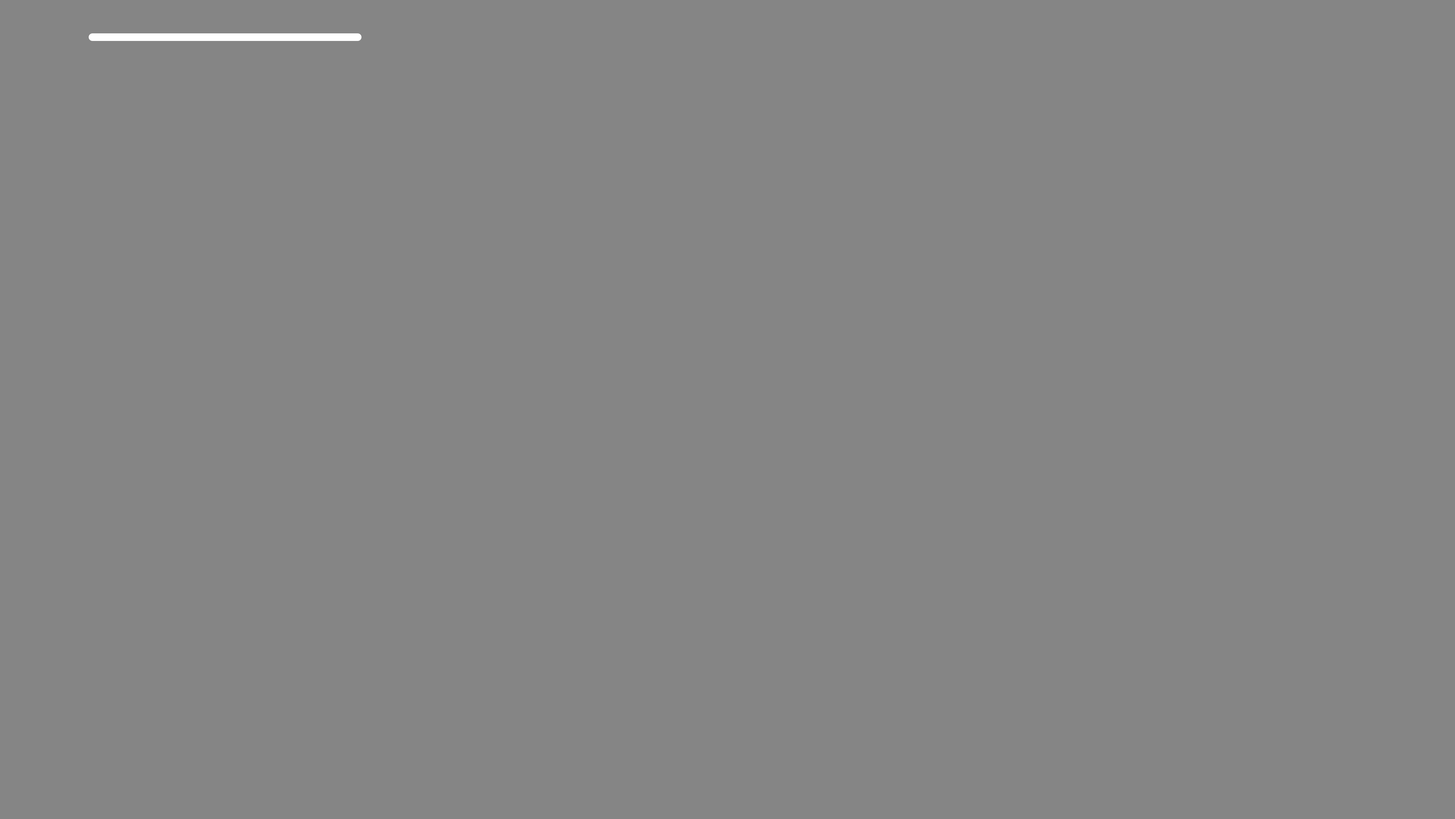
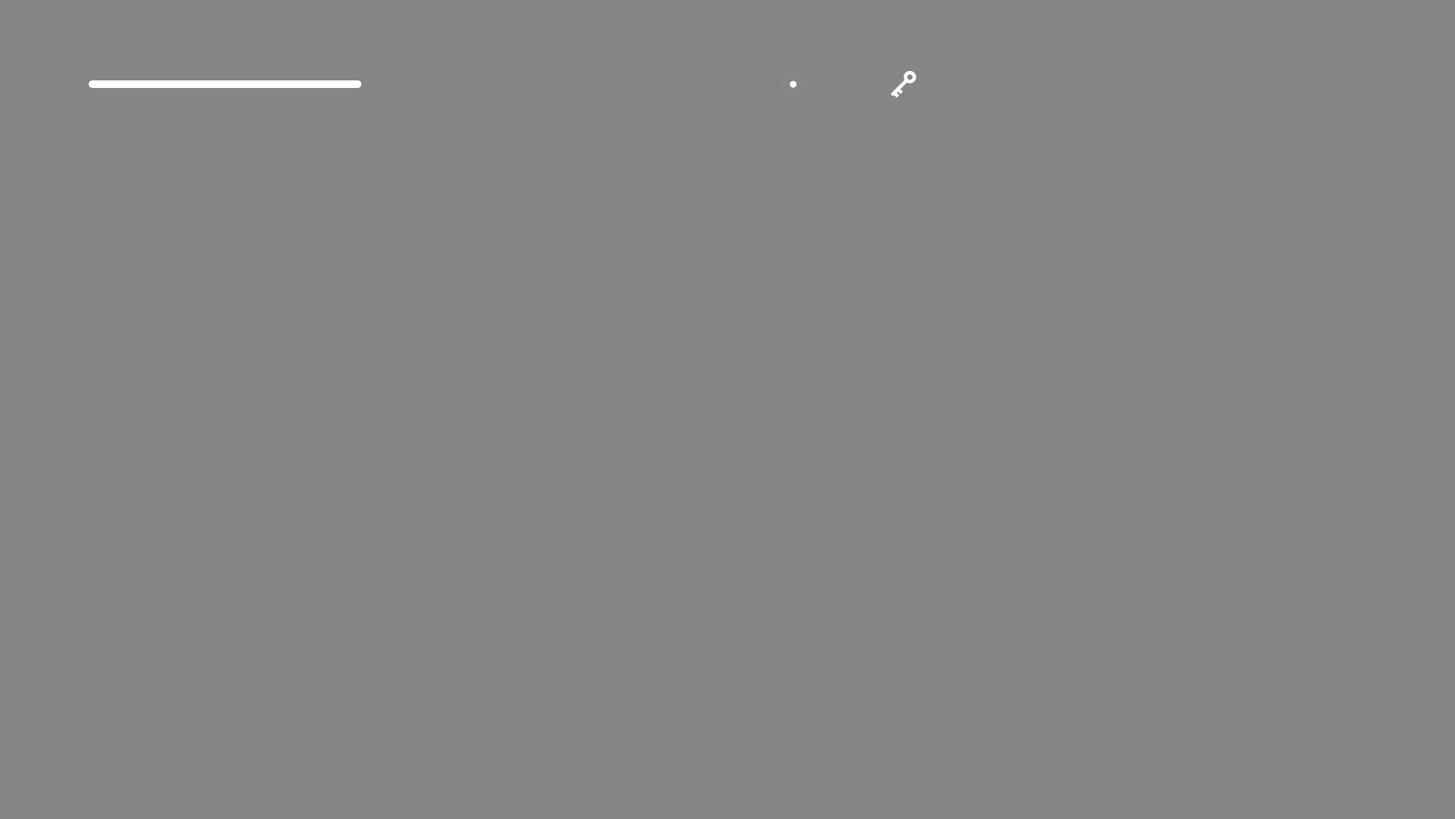
The second 1455 × 819 image is a revision of the first. Changes to its layers:
added layer "Key" above "Inventory Blank" over [891, 70, 917, 98]
added layer "Inventory Blank" above "Health Bar" over [789, 80, 798, 88]
painted on "Health Bar" over [88, 33, 362, 88]
